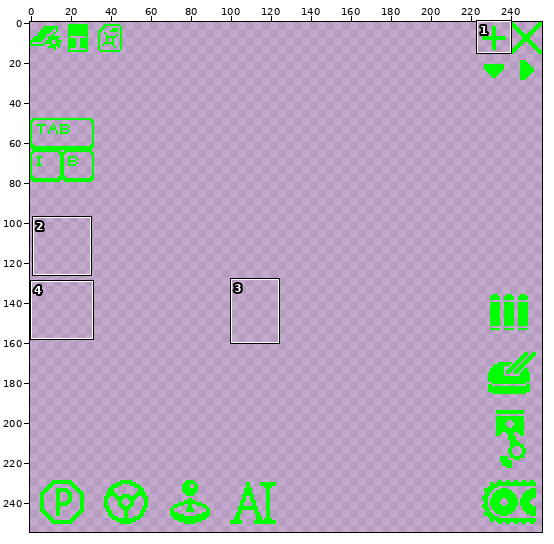
Pixel-art file: assets/icons/icon.aseprite. The first picture is a wide view before the edit; the outline marks the close-up.
Close-up. Earlier state:
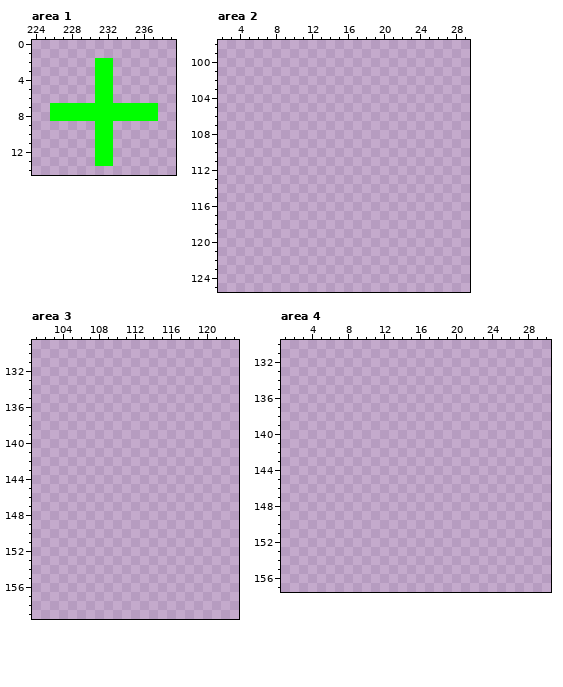
256x256 pixels, 1 frame. Shown: area 1: x 224..239, y 0..14; area 2: x 2..29, y 98..125; area 3: x 101..123, y 129..159; area 4: x 1..30, y 130..157. The wide view leaves out empty margins. The commit also changed other parts of the picture, which this record leaves out.
The same view after the edit:
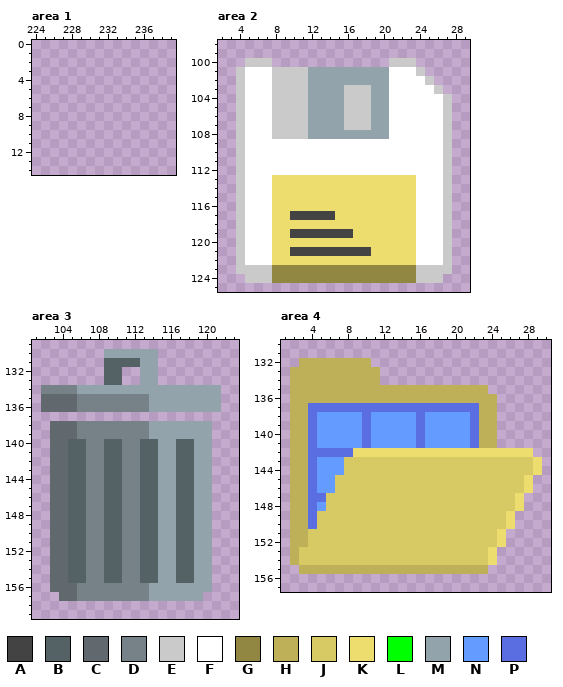
Palette (. is transparent): A #434343  B #546165  C #61696e  D #778288  E #cacaca  F #ffffff  G #918743  H #bdb058  J #d7c964  K #eddd6e  L #00ff00  M #93a3ab  N #639bff  P #5b6ee1
Changes in this commit:
layer "button" now shown
--- area 1, layer "symbl"
@@ x 224..239 @@
  1 ................
- 2 .......LL.......
- 3 .......LL.......
- 4 .......LL.......
- 5 .......LL.......
- 6 .......LL.......
- 7 ..LLLLLLLLLLLL..
- 8 ..LLLLLLLLLLLL..
- 9 .......LL.......
-10 .......LL.......
-11 .......LL.......
-12 .......LL.......
-13 .......LL.......
+ 2 ................
+ 3 ................
+ 4 ................
+ 5 ................
+ 6 ................
+ 7 ................
+ 8 ................
+ 9 ................
+10 ................
+11 ................
+12 ................
+13 ................
 14 ................
--- area 2, layer "button"
@@ x 2..29 @@
  99 ............................
-100 ............................
-101 ............................
-102 ............................
-103 ............................
-104 ............................
-105 ............................
-106 ............................
-107 ............................
-108 ............................
-109 ............................
-110 ............................
-111 ............................
-112 ............................
-113 ............................
-114 ............................
-115 ............................
-116 ............................
-117 ............................
-118 ............................
-119 ............................
-120 ............................
-121 ............................
-122 ............................
-123 ............................
-124 ............................
+100 ...EEE.............EEE......
+101 ..EFFFEEEEMMMMMMMMMFFFE.....
+102 ..EFFFEEEEMMMMMMMMMFFFFE....
+103 ..EFFFEEEEMMMMEEEMMFFFFFE...
+104 ..EFFFEEEEMMMMEEEMMFFFFFFE..
+105 ..EFFFEEEEMMMMEEEMMFFFFFFE..
+106 ..EFFFEEEEMMMMEEEMMFFFFFFE..
+107 ..EFFFEEEEMMMMEEEMMFFFFFFE..
+108 ..EFFFEEEEMMMMMMMMMFFFFFFE..
+109 ..EFFFFFFFFFFFFFFFFFFFFFFE..
+110 ..EFFFFFFFFFFFFFFFFFFFFFFE..
+111 ..EFFFFFFFFFFFFFFFFFFFFFFE..
+112 ..EFFFFFFFFFFFFFFFFFFFFFFE..
+113 ..EFFFKKKKKKKKKKKKKKKKFFFE..
+114 ..EFFFKKKKKKKKKKKKKKKKFFFE..
+115 ..EFFFKKKKKKKKKKKKKKKKFFFE..
+116 ..EFFFKKKKKKKKKKKKKKKKFFFE..
+117 ..EFFFKKAAAAAKKKKKKKKKFFFE..
+118 ..EFFFKKKKKKKKKKKKKKKKFFFE..
+119 ..EFFFKKAAAAAAAKKKKKKKFFFE..
+120 ..EFFFKKKKKKKKKKKKKKKKFFFE..
+121 ..EFFFKKAAAAAAAAAKKKKKFFFE..
+122 ..EFFFKKKKKKKKKKKKKKKKFFFE..
+123 ..EEEEGGGGGGGGGGGGGGGGEEEE..
+124 ...EEEGGGGGGGGGGGGGGGGEEE...
 125 ............................
--- area 3, layer "button"
@@ x 101..123 @@
 129 .......................
-130 .......................
-131 .......................
-132 .......................
-133 .......................
-134 .......................
-135 .......................
-136 .......................
+130 ........MMMMMM.........
+131 ........BBBBMM.........
+132 ........BB..MM.........
+133 ........BB..MM.........
+134 .DDDDMMMMMMMMMMMMMMMM..
+135 .CCCCDDDDDDDDMMMMMMMM..
+136 .CCCCDDDDDDDDMMMMMMMM..
 137 .......................
-138 .......................
-139 .......................
-140 .......................
-141 .......................
-142 .......................
-143 .......................
-144 .......................
-145 .......................
-146 .......................
-147 .......................
-148 .......................
-149 .......................
-150 .......................
-151 .......................
-152 .......................
-153 .......................
-154 .......................
-155 .......................
-156 .......................
-157 .......................
+138 ..CCCDDDDDDDDMMMMMMM...
+139 ..CCCDDDDDDDDMMMMMMM...
+140 ..CCBBDDBBDDBBMMBBMM...
+141 ..CCBBDDBBDDBBMMBBMM...
+142 ..CCBBDDBBDDBBMMBBMM...
+143 ..CCBBDDBBDDBBMMBBMM...
+144 ..CCBBDDBBDDBBMMBBMM...
+145 ..CCBBDDBBDDBBMMBBMM...
+146 ..CCBBDDBBDDBBMMBBMM...
+147 ..CCBBDDBBDDBBMMBBMM...
+148 ..CCBBDDBBDDBBMMBBMM...
+149 ..CCBBDDBBDDBBMMBBMM...
+150 ..CCBBDDBBDDBBMMBBMM...
+151 ..CCBBDDBBDDBBMMBBMM...
+152 ..CCBBDDBBDDBBMMBBMM...
+153 ..CCBBDDBBDDBBMMBBMM...
+154 ..CCBBDDBBDDBBMMBBMM...
+155 ..CCBBDDBBDDBBMMBBMM...
+156 ..CCCDDDDDDDDMMMMMMM...
+157 ...CCDDDDDDDDMMMMMM....
 158 .......................
--- area 4, layer "button"
@@ x 1..30 @@
 131 ..............................
-132 ..............................
-133 ..............................
-134 ..............................
-135 ..............................
-136 ..............................
-137 ..............................
-138 ..............................
-139 ..............................
-140 ..............................
-141 ..............................
-142 ..............................
-143 ..............................
-144 ..............................
-145 ..............................
-146 ..............................
-147 ..............................
-148 ..............................
-149 ..............................
-150 ..............................
-151 ..............................
-152 ..............................
-153 ..............................
-154 ..............................
-155 ..............................
+132 ..HHHHHHHH....................
+133 .HHHHHHHHHH...................
+134 .HHHHHHHHHH...................
+135 .HHHHHHHHHHHHHHHHHHHHHH.......
+136 .HHHHHHHHHHHHHHHHHHHHHHH......
+137 .HHPPPPPPPPPPPPPPPPPPPHH......
+138 .HHPNNNNNPNNNNNPNNNNNPHH......
+139 .HHPNNNNNPNNNNNPNNNNNPHH......
+140 .HHPNNNNNPNNNNNPNNNNNPHH......
+141 .HHPNNNNNPNNNNNPNNNNNPHH......
+142 .HHPPPPPKKKKKKKKKKKKKKKKKKKK..
+143 .HHPNNNJJJJJJJJJJJJJJJJJJJJJK.
+144 .HHPNNNJJJJJJJJJJJJJJJJJJJJJK.
+145 .HHPNNJJJJJJJJJJJJJJJJJJJJJK..
+146 .HHPNNJJJJJJJJJJJJJJJJJJJJJK..
+147 .HHPPJJJJJJJJJJJJJJJJJJJJJK...
+148 .HHPNJJJJJJJJJJJJJJJJJJJJJK...
+149 .HHPJJJJJJJJJJJJJJJJJJJJJK....
+150 .HHPJJJJJJJJJJJJJJJJJJJJJK....
+151 .HHJJJJJJJJJJJJJJJJJJJJJK.....
+152 .HHJJJJJJJJJJJJJJJJJJJJJK.....
+153 .HJJJJJJJJJJJJJJJJJJJJJK......
+154 .HJJJJJJJJJJJJJJJJJJJJJK......
+155 ..HHHHHHHHHHHHHHHHHHHHH.......
 156 ..............................
Where, in picture pixels (left, top, right, bottom), the same in both close-ups:
erased: (50, 58, 158, 166)
added: (236, 58, 452, 283)
added: (41, 349, 221, 601)
added: (290, 358, 542, 574)
